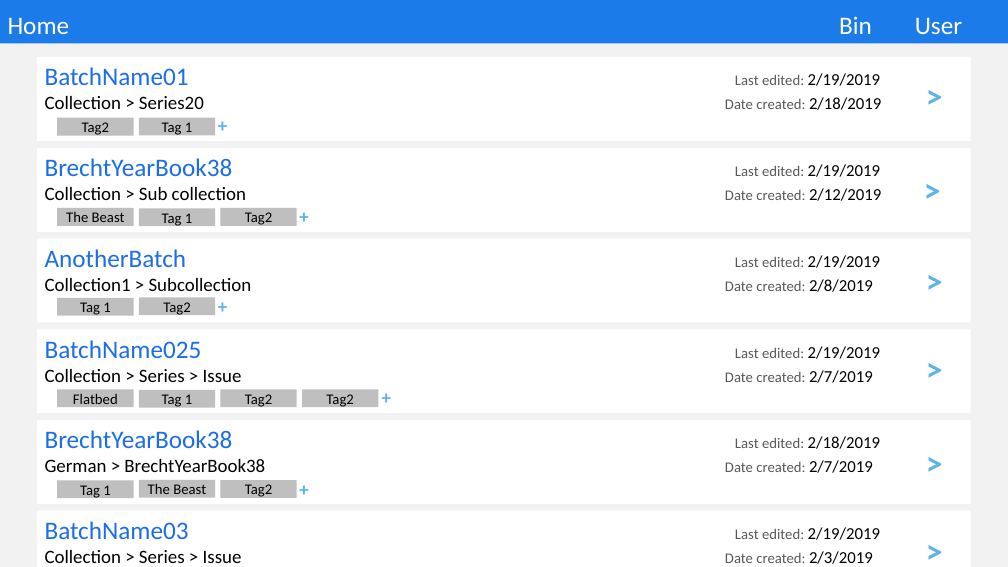
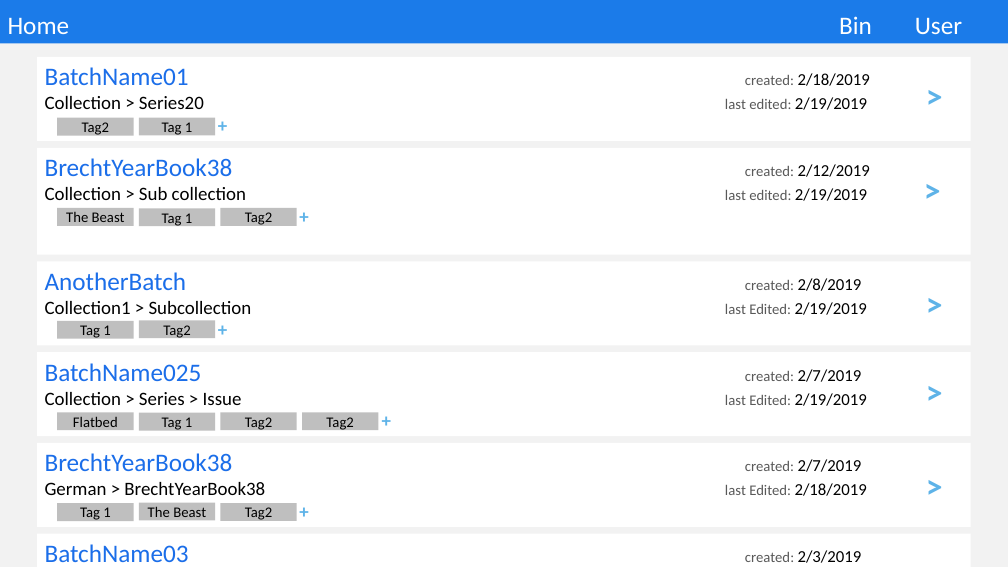
Before and after one commit to pongmorrakot/ReformattingSheet, a slide deck: slide 1 of reformatting sheet wireframe.pptx (slide 4 before the commit). Drawn at 1008x567 pixels with LibreOffice and Linux fonts; fonts in the diff are those of the drawing. Boxes give left, top, right and bottom in pixels: in the first picture for what was removed or moved away, otherwise in the second. Text is boxed around its words. In the diff, an @@ line names an element or a change of style, - is before the commit and + after.

```diff
--- a/reformatting sheet wireframe.pptx
+++ b/reformatting sheet wireframe.pptx
@@ text in rectangle at [45, 67, 870, 110]: text changed @@
-BatchName01 Last edited: 2/19/2019
-Collection > Series20 Date created: 2/18/2019
+BatchName01 created: 2/18/2019
+Collection > Series20 last edited: 2/19/2019
@@ rectangle "BrechtYearBook38 created: 2/12/2019": place and size @@
-rectangle "BrechtYearBook38 created: 2/12/2019" at [37, 148, 971, 232]
+rectangle "BrechtYearBook38 created: 2/12/2019" at [37, 148, 971, 255]
@@ text in rectangle at [45, 158, 870, 201]: text changed @@
-BrechtYearBook38 Last edited: 2/19/2019
-Collection > Sub collection Date created: 2/12/2019
+BrechtYearBook38 created: 2/12/2019
+Collection > Sub collection last edited: 2/19/2019
@@ text in rectangle at [45, 272, 867, 315]: text changed @@
-AnotherBatch Last edited: 2/19/2019
-Collection1 > Subcollection Date created: 2/8/2019
+AnotherBatch created: 2/8/2019
+Collection1 > Subcollection last Edited: 2/19/2019
@@ rectangle "BatchName025 created: 2/7/2019": place and size @@
-rectangle "BatchName025 created: 2/7/2019" at [37, 330, 971, 414]
+rectangle "BatchName025 created: 2/7/2019" at [37, 352, 971, 436]
@@ text in rectangle at [45, 363, 867, 406]: text changed; size 14 to 18 pt @@
-BatchName025 Last edited: 2/19/2019
-Collection > Series > Issue Date created: 2/7/2019
+BatchName025 created: 2/7/2019
+Collection > Series > Issue last Edited: 2/19/2019
@@ text "+": place and size @@
-text "+" at [374, 383, 399, 413]
+text "+" at [374, 405, 399, 436]
@@ text in rectangle at [45, 453, 867, 496]: text changed; size 14 to 18 pt @@
-BrechtYearBook38 Last edited: 2/18/2019
-German > BrechtYearBook38 Date created: 2/7/2019
+BrechtYearBook38 created: 2/7/2019
+German > BrechtYearBook38 last Edited: 2/18/2019
@@ 12 rectangles, 6 texts: place and size @@
-12 rectangles, 6 texts at [37, 239, 971, 567]
+12 rectangles, 6 texts at [37, 262, 971, 567]
@@ text in rectangle at [45, 544, 862, 563]: text changed; size 14 to 18 pt @@
-BatchName03 Last edited: 2/19/2019
-Collection > Series > Issue Date created: 2/3/2019
+BatchName03 created: 2/3/2019
+Collection > Series > Issue last Edited: 2/19/2019
```
Also in this commit, not shown: 3 other slides changed, 1 slide added.
